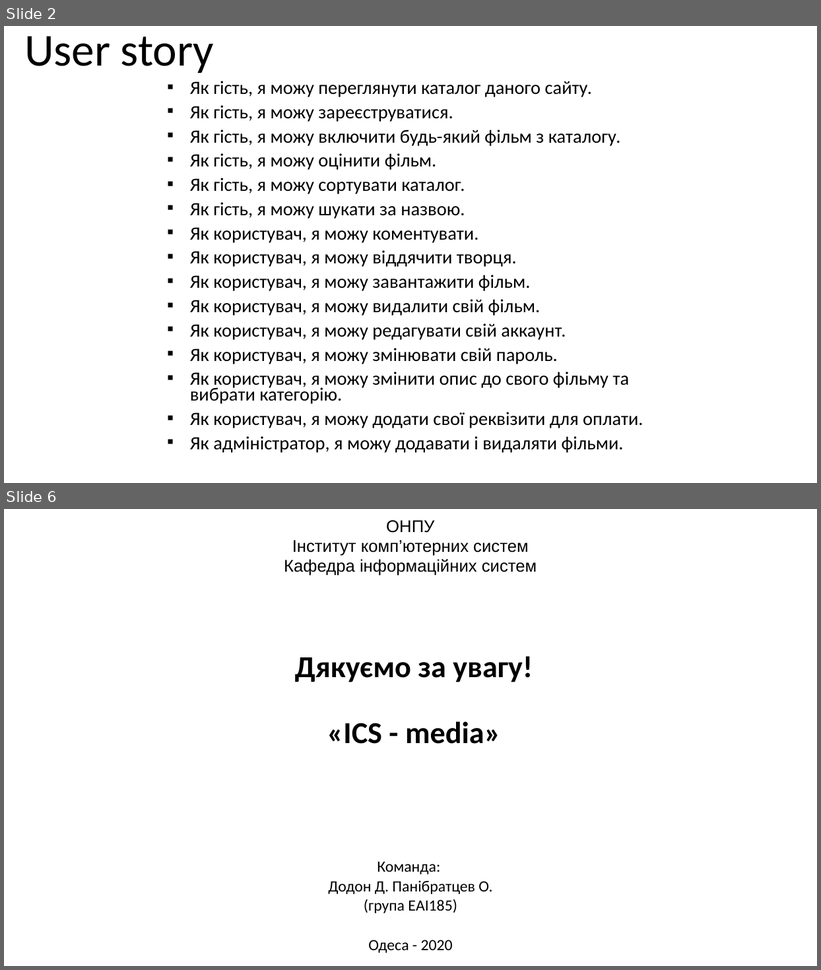
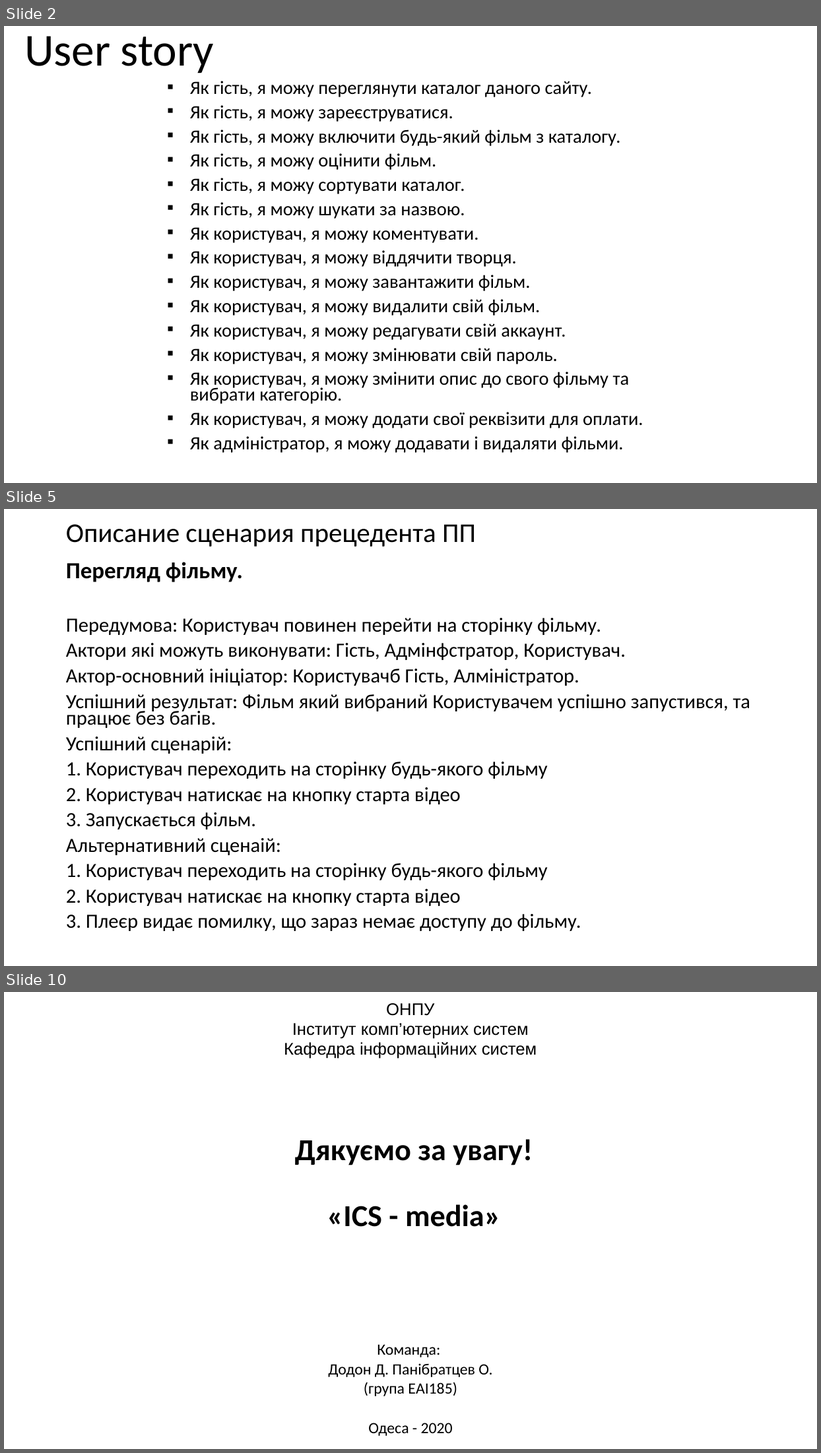
Before and after one commit to elxaz/kursa4AI, a slide deck: pract 2.pptx. Shown one above the other, each under a label of ours: slides 2 and 6 before the commit, slides 2, 5 and 10 after it; the slides between them are not shown. The pictures are 821x970 and 821x1453 pixels, drawn with LibreOffice and Linux fonts; fonts in the diff are those of the drawing. Boxes give left, top, right and bottom in pixels: in the first picture for what was removed or moved away, otherwise in the second. Text is boxed around its words. In the diff, an @@ line names an element or a change of style, - is before the commit and + after.

```diff
--- a/pract 2.pptx
+++ b/pract 2.pptx
@@ slide 5 added at (x1=4, y1=509, x2=817, y2=966), background #FFFFFF @@
@@ title added at (x1=66, y1=524, x2=476, y2=547), 32 pt, text #000000 @@
+Описание сценария прецедента ПП
@@ text added at (x1=66, y1=562, x2=750, y2=931), 23.8 pt, text #000000 @@
+Перегляд фільму.
+Передумова: Користувач повинен перейти на сторінку фільму.
+Актори які можуть виконувати: Гість, Адмінфстратор, Користувач.
+Актор-основний ініціатор: Користувачб Гість, Алміністратор.
+Успішний результат: Фільм який вибраний Користувачем успішно запустився, та працює без багів.
+Успішний сценарій:
+1. Користувач переходить на сторінку будь-якого фільму
+2. Користувач натискає на кнопку старта відео
+3. Запускається фільм.
+Альтернативний сценаій:
+1. Користувач переходить на сторінку будь-якого фільму
+2. Користувач натискає на кнопку старта відео
+3. Плеєр видає помилку, що зараз немає доступу до фільму.
@@ what was slide 6 is now slide 10 @@
```
Also in this commit, not shown: 2 slides changed, 4 other slides added, 1 slide removed.
